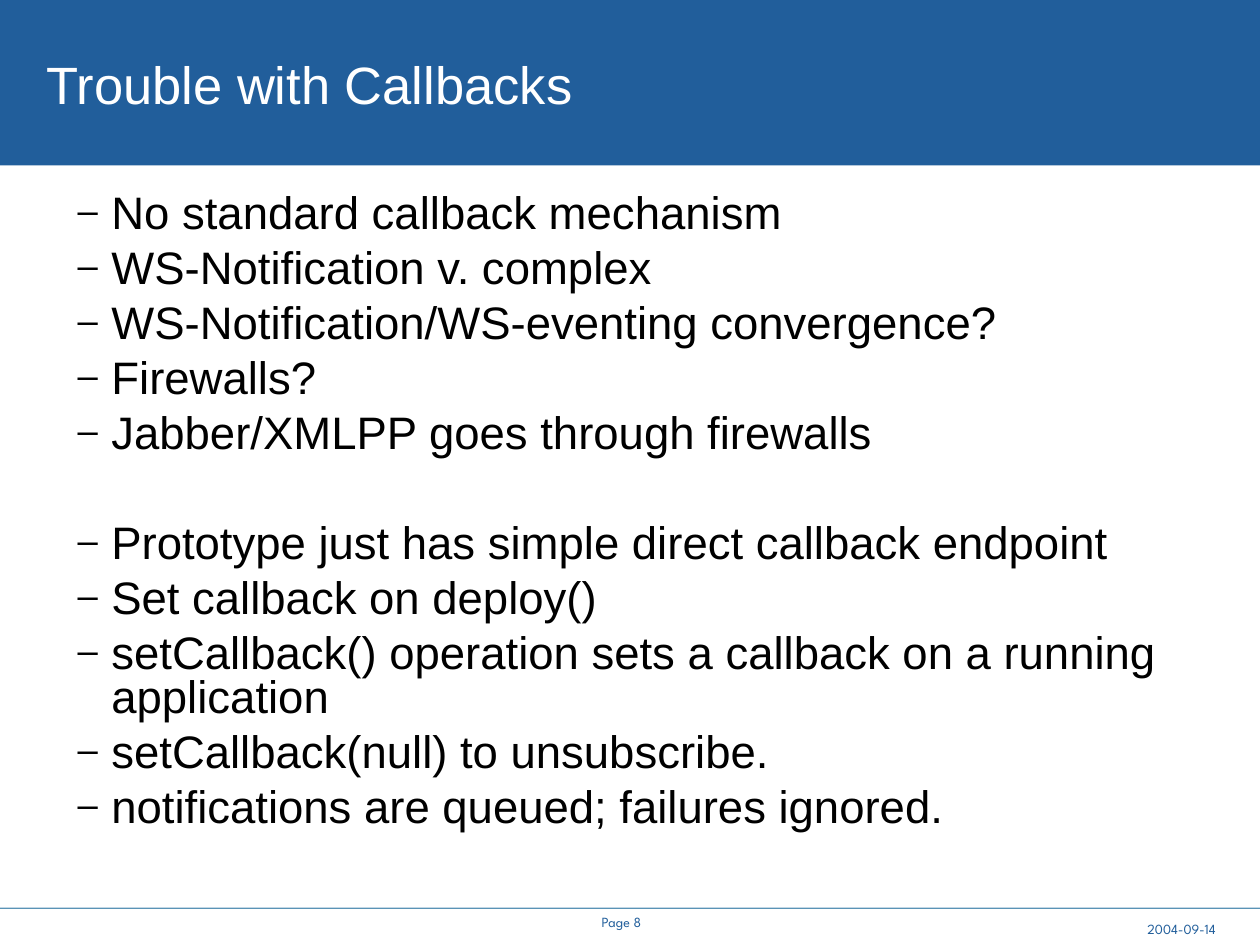
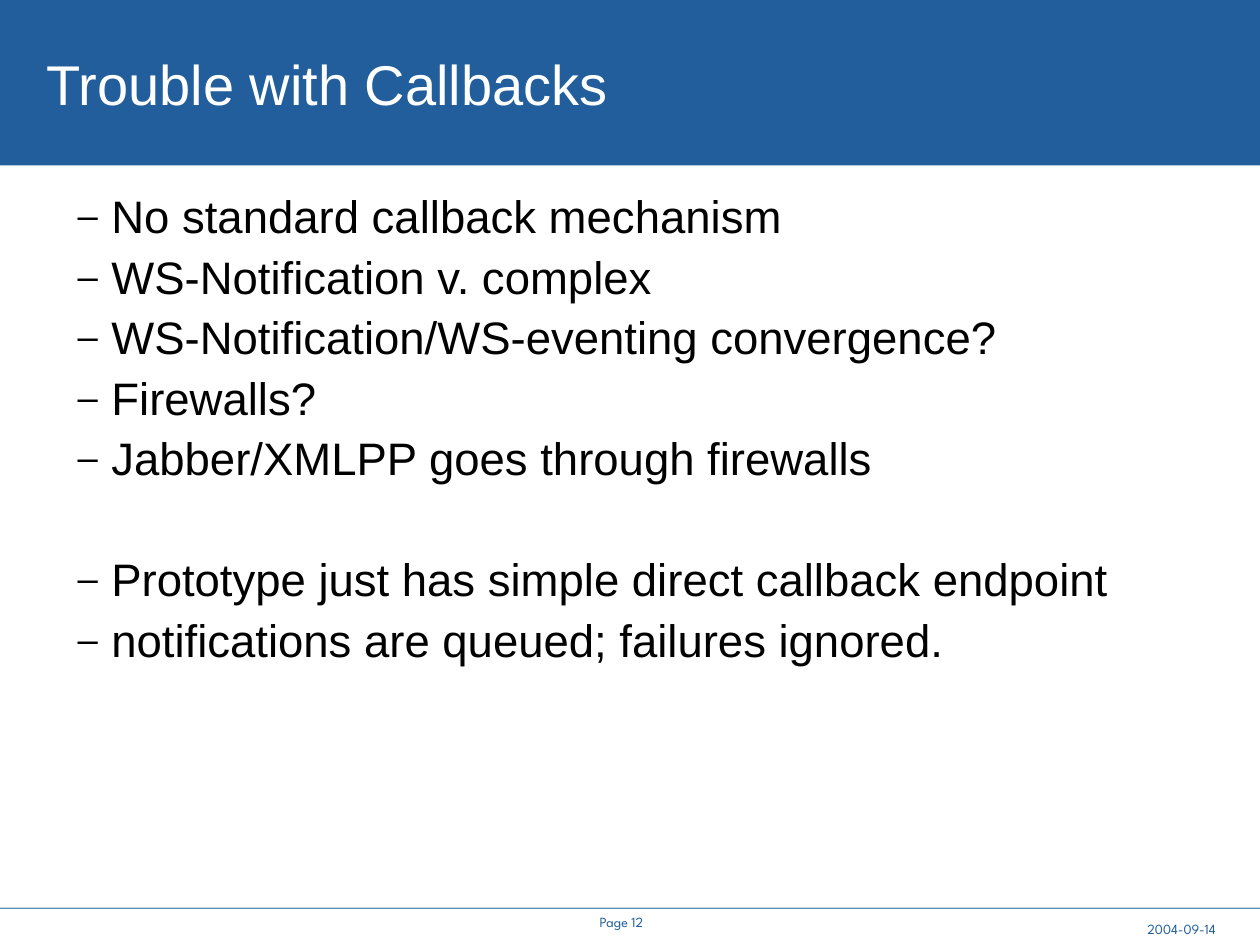
Before and after one commit to steveloughran/smartfrog, a slide deck: slide 12 of core/components/cddlm/doc/A Service API for deployment.ppt (slide 8 before the commit). Drawn at 1260x945 pixels with LibreOffice and Linux fonts; fonts in the diff are those of the drawing; background and template pictures are left out. Boxes give left, top, right and bottom in pixels: in the first picture for what was removed or moved away, otherwise in the second. Text is boxed around its words. In the diff, an @@ line names an element or a change of style, - is before the commit and + after.

Commit message:
Pre demo edition; callbacks are now *working*

```diff
--- a/core/components/cddlm/doc/A Service API for deployment.ppt
+++ b/core/components/cddlm/doc/A Service API for deployment.ppt
@@ title "Trouble with Callbacks" at box(47, 64, 608, 106): size 30 to 32 pt @@
@@ text "No standard callback mechanism" at box(111, 200, 1107, 666): line spacing 0.8 to 0.9 @@
@@ text at box(111, 581, 1156, 777): paragraphs removed @@
-  – Set callback on deploy()
-  – setCallback() operation sets a callback on a running application
-  – setCallback(null) to unsubscribe.
@@ page number at box(600, 917, 643, 930): text changed @@
-Page 8
+Page 12
```
Also in this commit, not shown: 9 other slides changed, 8 slides added, 19 other files.
